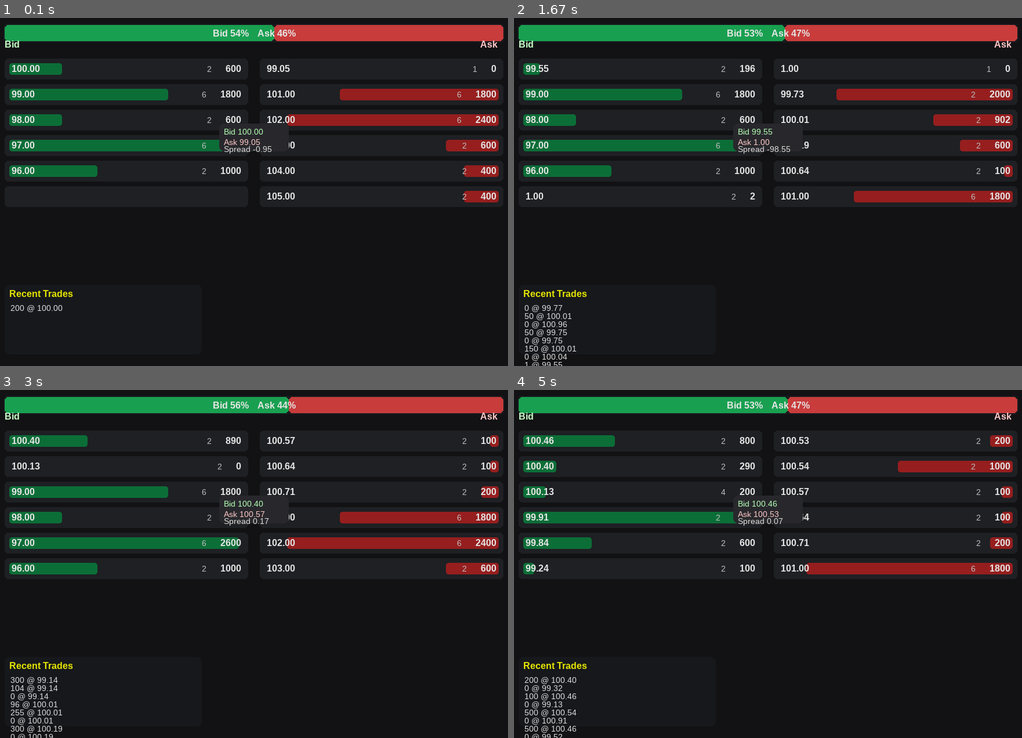
Above: before the commit, frames 1-4 (two rows, left to right).
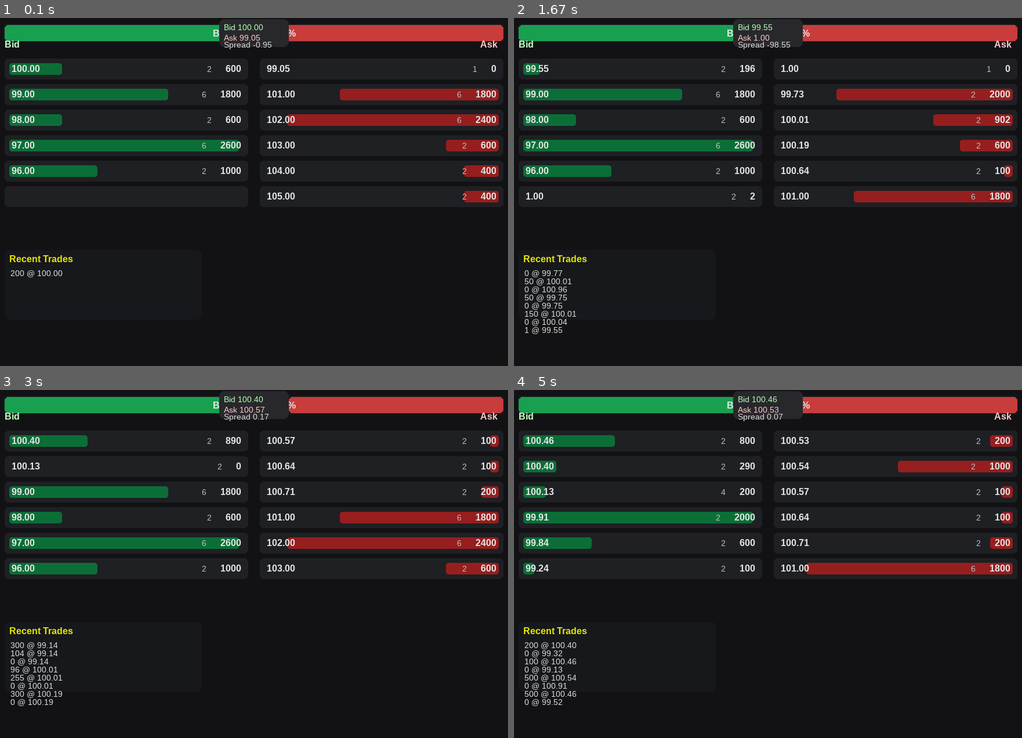
Above: after the commit, the same moments.

Repository: vtancs/pycode
Game: pygame game, started from orderbook_grid_ui.py
Same seed, same stepped clock (60 frames per second), same inputs: the game is played once before the commit and once after it.
Inputs:
- Up to frame 1 (0.1 s): no input
- Up to frame 2 (1.67 s): tap S at 0.33, 1, 1.4 s; type "1 (at the terminal prompt)" at 0.35 s; type "1 (at the terminal prompt)" at 0.35 s; tap B at 0.67 s; type "1 (at the terminal prompt)" at 0.7 s; type "1 (at the terminal prompt)" at 0.7 s; type "1 (at the terminal prompt)" at 1 s; type "1 (at the terminal prompt)" at 1 s; type "1 (at the terminal prompt)" at 1.4 s; type "1 (at the terminal prompt)" at 1.4 s
- Up to frame 3 (3 s): type "1 (at the terminal prompt)" at 1.7 s; type "1 (at the terminal prompt)" at 1.7 s; tap S at 1.7, 1.9 s; type "1 (at the terminal prompt)" at 1.9 s; type "1 (at the terminal prompt)" at 1.9 s
- Up to frame 4 (5 s): no input

The runs differ from the first frame. In frame 1, 1.5% of the frame differs, in the area x 1-57%, y 1-85%; in frame 2, 2.1%; in frame 3, 2.1%; in frame 4, 2.2%, in the area x 1-57%, y 1-100%.

Commit message:
new files

Diff:
--- /dev/null
+++ b/game.py
@@ -0,0 +1,252 @@
+import pygame
+import sys
+import random
+import math
+
+pygame.init()
+
+# ===== Window =====
+W, H = 900, 600
+screen = pygame.display.set_mode((W, H))
+pygame.display.set_caption("Magic Number Game - Wooden Bucket Edition")
+
+clock = pygame.time.Clock()
+FPS = 60
+
+# ===== Fonts =====
+big_font = pygame.font.SysFont(None, 120)
+mid_font = pygame.font.SysFont(None, 48)
+small_font = pygame.font.SysFont(None, 28)
+
+# ===== Colors =====
+WHITE = (255, 255, 255)
+GRAY = (180, 180, 180)
+BLACK = (0, 0, 0)
+GLOW_BLUE = (0, 120, 255)
+BLUE = (40, 120, 255)
+LIGHT_BLUE = (120, 170, 255)
+GREEN = (60, 200, 90)
+ORANGE = (255, 120, 50)
+RED = (220, 50, 50)
+
+# ===== Sound =====
+try:
+    splash_sound = pygame.mixer.Sound("splash.wav")
+except:
+    splash_sound = None
+
+# ===== Game Variables =====
+def new_game():
+    return random.randint(1, 99), 1, 99, [], "", "Enter a number & press ENTER", 1, False
+
+secret, low, high, guesses, input_text, message, current_player, show_winner = new_game()
+
+# ===== Bucket Animation Vars =====
+bucket_angle = 0
+bucket_sway = 0
+bucket_tipping = False
+sway_dir = 1
+
+water_particles = []
+splash_particles = []
+
+winner_player = None
+winner_timer = 0
+
+# ===== Drawing Glowing Border =====
+def draw_glow_border():
+    for i in range(10):
+        alpha = max(0, 255 - i * 25)
+        glow = pygame.Surface((W, H), pygame.SRCALPHA)
+        pygame.draw.rect(glow, (0, 120, 255, alpha), (0+i, 0+i, W-i*2, H-i*2), border_radius=20)
+        screen.blit(glow, (0, 0))
+
+# ===== Wooden Bucket =====
+def draw_bucket():
+    global bucket_sway
+
+    # Sway effect
+    bucket_sway += 0.03 * sway_dir
+    angle = bucket_angle + math.sin(bucket_sway) * 4
+
+    # Bucket surface
+    w, h = 160, 120
+    surf = pygame.Surface((w, h), pygame.SRCALPHA)
+
+    # Wooden planks
+    plank_color = (150, 90, 40)
+    ring_color = (80, 80, 80)
+
+    pygame.draw.rect(surf, plank_color, (0, 20, w, h-40), border_radius=20)
+    pygame.draw.rect(surf, (170, 110, 60), (0, 20, w, h-40), 6, border_radius=20)
+
+    # Top & bottom metal rings
+    pygame.draw.rect(surf, ring_color, (0, 30, w, 12), border_radius=20)
+    pygame.draw.rect(surf, ring_color, (0, h-40, w, 12), border_radius=20)
+
+    # Rotate
+    rotated = pygame.transform.rotate(surf, angle)
+    rect = rotated.get_rect(center=(W//2, 140))
+
+    # Rope
+    pygame.draw.line(screen, GRAY, (W//2, 0), (rect.centerx, rect.top), 6)
+
+    screen.blit(rotated, rect)
+    return rect.centerx, rect.bottom
+
+# ===== Water =====
+def spawn_water():
+    for _ in range(5):
+        water_particles.append([
+            W//2 + random.randint(-15, 15),  # x
+            150,                             # y
+            random.uniform(4, 7)             # speed
+        ])
+
+def update_water():
+    global splash_particles
+    for p in water_particles:
+        p[1] += p[2]
+        if p[1] >= H - 20:
+            if splash_sound: splash_sound.play()
+            splash_particles.append([p[0], H-20, random.uniform(-3, 3), random.uniform(-3, -1)])
+    water_particles[:] = [p for p in water_particles if p[1] < H - 20]
+
+def update_splash():
+    for s in splash_particles:
+        s[0] += s[2]
+        s[1] += s[3]
+        s[3] += 0.2
+    splash_particles[:] = [s for s in splash_particles if s[1] < H]
+
+def draw_water():
+    for p in water_particles:
+        pygame.draw.circle(screen, LIGHT_BLUE, (int(p[0]), int(p[1])), 5)
+
+    for s in splash_particles:
+        pygame.draw.circle(screen, BLUE, (int(s[0]), int(s[1])), 4)
+
+# ===== Winner Screen =====
+def draw_winner_screen():
+    title = big_font.render(f"Player {winner_player} Wins!", True, WHITE)
+    prompt = mid_font.render("Press R to play again", True, GRAY)
+    screen.blit(title, title.get_rect(center=(W//2, H//2 - 80)))
+    screen.blit(prompt, prompt.get_rect(center=(W//2, H//2 + 20)))
+
+# ===== Main Draw =====
+def draw():
+    screen.fill(BLACK)
+    draw_glow_border()
+
+    if show_winner:
+        draw_winner_screen()
+        pygame.display.flip()
+        return
+
+    # Top text
+    turn_text = mid_font.render(f"Player {current_player}'s turn", True, WHITE)
+    screen.blit(turn_text, (20, 20))
+
+    # Range
+    span = high - low
+    color = GREEN if span <= 5 else (ORANGE if span <= 20 else BLUE)
+    range_text = big_font.render(f"{low} ➜ {high}", True, color)
+    screen.blit(range_text, range_text.get_rect(center=(W//2, H//2)))
+
+    # Input
+    input_box = mid_font.render("Guess: " + (input_text or "_"), True, WHITE)
+    screen.blit(input_box, (20, H - 120))
+
+    msg = mid_font.render(message, True, WHITE)
+    screen.blit(msg, (20, H - 70))
+
+    # Bucket
+    bx, by = draw_bucket()
+
+    # Water
+    draw_water()
+
+    # History
+    screen.blit(mid_font.render("Guesses", True, WHITE), (W-250, 40))
+    y = 90
+    for g in guesses[-10:]:
+        c = GREEN if g[1]=="correct" else (BLUE if g[1]=="low" else RED)
+        t = small_font.render(f"P{g[2]}: {g[0]} → {g[1]}", True, c)
+        screen.blit(t, (W-250, y))
+        y += 28
+
+    pygame.display.flip()
+
+
+# ===== Game Loop =====
+running = True
+while running:
+    clock.tick(FPS)
+
+    # Animate bucket tipping + water
+    if bucket_tipping:
+        if bucket_angle > -70:
+            bucket_angle -= 2.3
+            spawn_water()
+        update_water()
+        update_splash()
+
+    for event in pygame.event.get():
+        if event.type == pygame.QUIT:
+            running = False
+
+        if show_winner:
+            if event.type == pygame.KEYDOWN and event.key == pygame.K_r:
+                secret, low, high, guesses, input_text, message, current_player, show_winner = new_game()
+                bucket_angle = 0
+                water_particles.clear()
+                splash_particles.clear()
+            continue
+
+        if event.type == pygame.KEYDOWN:
+            if event.key == pygame.K_BACKSPACE:
+                input_text = input_text[:-1]
+
+            elif event.key == pygame.K_r:
+                secret, low, high, guesses, input_text, message, current_player, show_winner = new_game()
+                bucket_angle = 0
+
+            elif event.key == pygame.K_RETURN:
+                if input_text == "":
+                    message = "Enter a number!"
+                else:
+                    try:
+                        g = int(input_text)
+                        if g == secret:
+                            guesses.append((g, "correct", current_player))
+                            bucket_tipping = True
+                            winner_player = current_player
+                            message = f"Player {current_player} wins!"
+                            pygame.time.set_timer(pygame.USEREVENT + 1, 1800)
+                        elif g < secret:
+                            low = max(low, g)
+                            guesses.append((g, "low", current_player))
+                            current_player = (current_player % 3) + 1
+                            message = "Too low!"
+                        else:
+                            high = min(high, g)
+                            guesses.append((g, "high", current_player))
+                            current_player = (current_player % 3) + 1
+                            message = "Too high!"
+                    except:
+                        message = "Invalid number."
+                input_text = ""
+
+            else:
+                if event.unicode.isdigit() and len(input_text) < 2:
+                    input_text += event.unicode
+
+        # Timer for winner screen activation
+        if event.type == pygame.USEREVENT + 1:
+            show_winner = True
+            pygame.time.set_timer(pygame.USEREVENT + 1, 0)
+
+    draw()
+
+pygame.quit()
+sys.exit()
--- a/orderbook_grid_ui.py
+++ b/orderbook_grid_ui.py
@@ -242,7 +242,11 @@
         # draw mid spread box with best bid/ask
         bid, ask = self.book.best()
         mid_x = self.width//2 - 60
-        mid_y = top_y + self.depth*row_h//2 - 20
+        mid_y = top_y + self.depth*row_h//2 - 200
+        #
+        # mid_x = self.width//2 - 60
+        # mid_y = top_y + self.depth*row_h//2 - 20
+
         pygame.draw.rect(self.screen, (40,40,44), (mid_x, mid_y, 120, 48), border_radius=8)
         if bid is not None and ask is not None:
             spread = ask - bid
@@ -256,7 +260,7 @@
     def draw_trades_panel(self):
         # small panel on bottom-left showing recent trades
         x = 20
-        y = self.height - 140
+        y = self.height - 200  # 140
         w = 340
         h = 120
         pygame.draw.rect(self.screen, (22,24,28), (x, y, w, h), border_radius=8)
